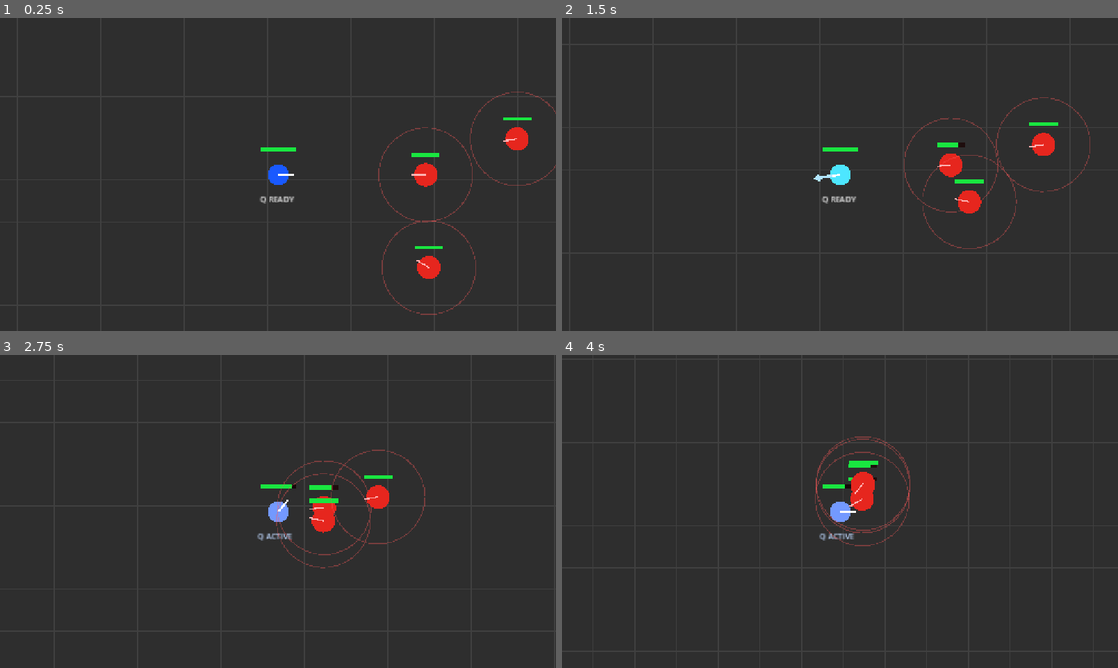
Above: before the commit, frames 1-4 (two rows, left to right).
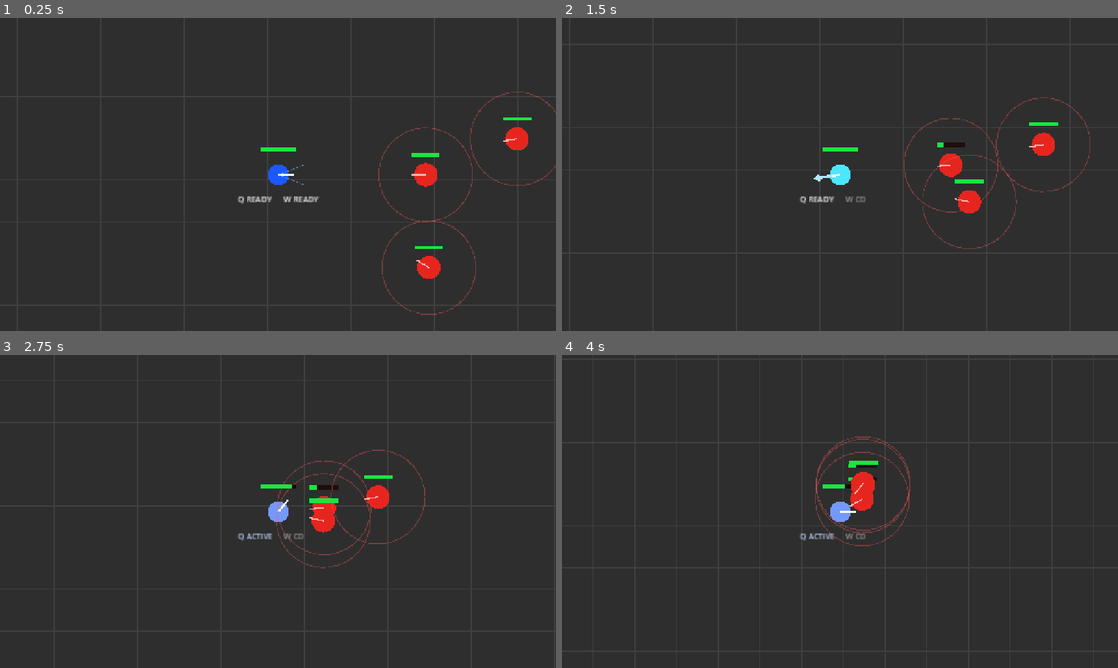
Above: after the commit, the same moments.

Repository: danyoon0760/last-archer
Game: Godot game, scene res://scenes/Main.tscn
The game is run twice, just before and just after one commit, with the same random seed, the same clock (stepped at 60 frames per second) and the same inputs.
Inputs (mouse positions are in pixels of both pictures, inside the frame that each line leads up to):
- Up to frame 1 (0.25 s): no input
- Up to frame 2 (1.5 s): tap Enter at 0.5 s; move the mouse to (962, 158) at 0.52 s; hold W 0.53-1.28 s; tap R at 0.6 s; click (962, 158) at 0.67 s; move the mouse to (728, 190) at 1.27 s; tap E at 1.35 s; click (728, 190) at 1.42 s
- Up to frame 3 (2.75 s): move the mouse to (333, 442) at 2.02 s; hold W from 2.03 s (still down); tap Q at 2.1 s; click (333, 442) at 2.17 s
- Up to frame 4 (4 s): move the mouse to (812, 574) at 2.77 s; tap R at 2.85 s; click (812, 574) at 2.92 s; move the mouse to (1006, 558) at 3.52 s; release W at 3.53 s; tap E at 3.6 s; click (1006, 558) at 3.67 s

The runs differ from the first frame. In frame 1, 0.2% of the frame differs, in the area x 42-58%, y 46-60%; in frame 2, 0.2%; in frame 3, 0.2%; in frame 4, 0.2%.

Commit message:
Add W volley spread shot skill

Diff:
--- a/scripts/player.gd
+++ b/scripts/player.gd
@@ -12,6 +12,9 @@
 @export var rapid_fire_duration: float = 3.0
 @export var rapid_fire_cooldown: float = 8.0
 @export var rapid_fire_attack_cooldown: float = 0.16
+@export var volley_cooldown: float = 4.0
+@export var volley_arrow_count: int = 5
+@export var volley_spread_degrees: float = 42.0
 
 var target_position: Vector2
 var facing_direction: Vector2 = Vector2.RIGHT
@@ -21,6 +24,7 @@
 var invincible_timer: float = 0.0
 var rapid_fire_timer: float = 0.0
 var rapid_fire_cooldown_timer: float = 0.0
+var volley_cooldown_timer: float = 0.0
 var dodge_direction: Vector2 = Vector2.RIGHT
 var hp: int
 var is_dead: bool = false
@@ -48,6 +52,8 @@
 			try_dodge()
 		elif event.keycode == KEY_Q:
 			try_rapid_fire()
+		elif event.keycode == KEY_W:
+			try_volley()
 
 func _physics_process(delta: float) -> void:
 	update_timers(delta)
@@ -78,6 +84,8 @@
 		rapid_fire_timer = maxf(rapid_fire_timer - delta, 0.0)
 	if rapid_fire_cooldown_timer > 0.0:
 		rapid_fire_cooldown_timer = maxf(rapid_fire_cooldown_timer - delta, 0.0)
+	if volley_cooldown_timer > 0.0:
+		volley_cooldown_timer = maxf(volley_cooldown_timer - delta, 0.0)
 
 func move_toward_target() -> void:
 	var to_target: Vector2 = target_position - global_position
@@ -110,11 +118,41 @@
 	rapid_fire_timer = rapid_fire_duration
 	rapid_fire_cooldown_timer = rapid_fire_cooldown
 
+func try_volley() -> void:
+	if volley_cooldown_timer > 0.0:
+		return
+	if arrow_scene == null:
+		push_warning("Player has no arrow_scene assigned.")
+		return
+
+	var base_direction: Vector2 = get_aim_direction()
+	facing_direction = base_direction
+	volley_cooldown_timer = volley_cooldown
+
+	var count: int = max(1, volley_arrow_count)
+	var spread_radians: float = deg_to_rad(volley_spread_degrees)
+	var start_angle: float = -spread_radians / 2.0
+	var step_angle: float = 0.0
+	if count > 1:
+		step_angle = spread_radians / float(count - 1)
+
+	for i in range(count):
+		var angle_offset: float = start_angle + step_angle * float(i)
+		var arrow_direction: Vector2 = base_direction.rotated(angle_offset).normalized()
+		spawn_arrow(global_position + arrow_direction * 24.0, arrow_direction)
+
 func get_current_attack_cooldown() -> float:
 	if rapid_fire_timer > 0.0:
 		return rapid_fire_attack_cooldown
 	return base_attack_cooldown
 
+func get_aim_direction() -> Vector2:
+	var mouse_position: Vector2 = get_global_mouse_position()
+	var aim_direction: Vector2 = mouse_position - global_position
+	if aim_direction.length() < 1.0:
+		return facing_direction
+	return aim_direction.normalized()
+
 func try_shoot_at_mouse() -> void:
 	if attack_timer > 0.0:
 		return
@@ -122,20 +160,16 @@
 		push_warning("Player has no arrow_scene assigned.")
 		return
 
-	var mouse_position: Vector2 = get_global_mouse_position()
-	var shoot_direction: Vector2 = mouse_position - global_position
-	if shoot_direction.length() < 1.0:
-		shoot_direction = facing_direction
-	else:
-		shoot_direction = shoot_direction.normalized()
-
+	var shoot_direction: Vector2 = get_aim_direction()
 	facing_direction = shoot_direction
 	attack_timer = get_current_attack_cooldown()
-
+	spawn_arrow(global_position + shoot_direction * 24.0, shoot_direction)
+
+func spawn_arrow(start_position: Vector2, shoot_direction: Vector2) -> void:
 	var arrow: Node = arrow_scene.instantiate()
 	get_tree().current_scene.add_child(arrow)
 	if arrow.has_method("setup"):
-		arrow.setup(global_position + shoot_direction * 24.0, shoot_direction)
+		arrow.setup(start_position, shoot_direction)
 
 func take_damage(amount: int) -> void:
 	if is_dead:
@@ -171,6 +205,13 @@
 	draw_circle(Vector2.ZERO, 16.0, body_color)
 	draw_line(Vector2.ZERO, facing_direction * 24.0, Color.WHITE, 3.0)
 
+	# W volley aim preview while ready.
+	if volley_cooldown_timer <= 0.0 and not is_dead:
+		var left_preview: Vector2 = facing_direction.rotated(deg_to_rad(-volley_spread_degrees / 2.0)) * 42.0
+		var right_preview: Vector2 = facing_direction.rotated(deg_to_rad(volley_spread_degrees / 2.0)) * 42.0
+		draw_line(Vector2.ZERO, left_preview, Color(0.55, 0.75, 1.0, 0.45), 1.0)
+		draw_line(Vector2.ZERO, right_preview, Color(0.55, 0.75, 1.0, 0.45), 1.0)
+
 	# Player HP bar.
 	var bar_width: float = 54.0
 	var bar_height: float = 7.0
@@ -179,13 +220,23 @@
 	draw_rect(Rect2(bar_pos, Vector2(bar_width, bar_height)), Color(0.08, 0.04, 0.04))
 	draw_rect(Rect2(bar_pos, Vector2(bar_width * hp_ratio, bar_height)), Color(0.1, 0.9, 0.25))
 
-	# Q skill indicator.
+	# Skill indicators.
+	var q_text: String = "Q READY"
+	var q_color: Color = Color.WHITE
 	if rapid_fire_timer > 0.0:
-		draw_string(ThemeDB.fallback_font, Vector2(-32, 42), "Q ACTIVE", HORIZONTAL_ALIGNMENT_LEFT, -1.0, 12, Color(0.75, 0.85, 1.0))
+		q_text = "Q ACTIVE"
+		q_color = Color(0.75, 0.85, 1.0)
 	elif rapid_fire_cooldown_timer > 0.0:
-		draw_string(ThemeDB.fallback_font, Vector2(-24, 42), "Q CD", HORIZONTAL_ALIGNMENT_LEFT, -1.0, 12, Color(0.6, 0.6, 0.6))
-	else:
-		draw_string(ThemeDB.fallback_font, Vector2(-28, 42), "Q READY", HORIZONTAL_ALIGNMENT_LEFT, -1.0, 12, Color.WHITE)
+		q_text = "Q CD"
+		q_color = Color(0.6, 0.6, 0.6)
+	draw_string(ThemeDB.fallback_font, Vector2(-62, 42), q_text, HORIZONTAL_ALIGNMENT_LEFT, -1.0, 12, q_color)
+
+	var w_text: String = "W READY"
+	var w_color: Color = Color.WHITE
+	if volley_cooldown_timer > 0.0:
+		w_text = "W CD"
+		w_color = Color(0.6, 0.6, 0.6)
+	draw_string(ThemeDB.fallback_font, Vector2(8, 42), w_text, HORIZONTAL_ALIGNMENT_LEFT, -1.0, 12, w_color)
 
 	if is_dead:
 		draw_string(ThemeDB.fallback_font, Vector2(-58, -58), "DEAD - Press R", HORIZONTAL_ALIGNMENT_LEFT, -1.0, 14, Color.WHITE)
